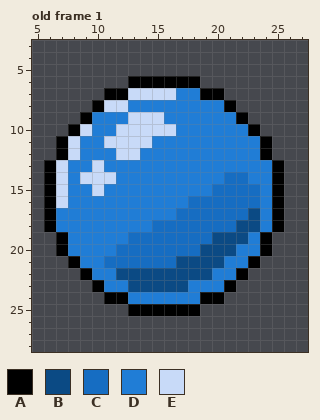
One commit to this pixel-art file: Assets/Art/Water.aseprite. This is how it looked before the edit.
32x32 pixels, 1 frame. Shown: old frame 1: x 5..27, y 3..28. The commit also changed other frames, which this record leaves out.
Visible layers, top first: "Lighting", "Shading", "Base".
Palette (. is transparent): A #000000  B #0b4a84  C #166dc2  D #207dd6  E #c8daf8
Pixels before, old frame 1, first column x 6:
 6 .......AAAAAA.......
 7 .....AAEEEEDDAA.....
 8 ....AEEDDDDDDDDA....
 9 ...ADDDEEEDDDDDDA...
10 ..AEDDEEEEEDDDDDDA..
11 .AEDDEEEEDDDDDDDDDA.
12 .AEDDDEEDDDDDDDDDDA.
13 AEDDEDDDDDDDDDDDDDDA
14 AEDEEEDDDDDDDDDCCDDA
15 AEDDEDDDDDDDDDCCCCDA
16 AEDDDDDDDDDDCCCCCCDA
17 ADDDDDDDDDDCCCCCCBDA
18 ADDDDDDDDCCCCCCCBBDA
19 .ADDDDDCCCCCCCBBBDA.
20 .ADDDDCCCCCCCBBBDDA.
21 ..ADDCCCCCCBBBBDDA..
22 ...ADDBBBBBBBBDDA...
23 ....ADDBBBBBDDDA....
24 .....AADDDDDDAA.....
25 .......AAAAAA.......
After the commit:
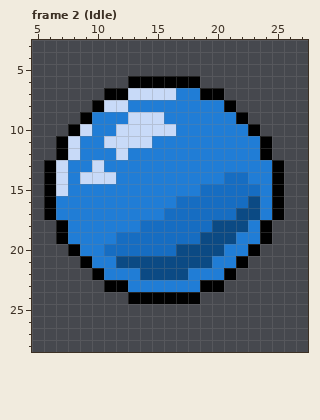
A new or re-ordered frame is compared with the old frame closest to it.
Message: finalising base art branch
The exact change:
frames 1 -> 17
layer "Shading" removed
layer "Lighting" removed
Frame 2 (Idle) is new; against old frame 1:
Colour D gives way to colour A in row 18 at x 7 and 24; in row 20 at x 8 and 23; in row 21 at x 9 and 22; in row 22 at x 10 and 21; in row 23 at x 11 to 12 and 19 to 20; in row 24 at x 13 to 18.
Colour C gives way to colour B in row 16 at x 23; in row 17 at x 22; in row 18 at x 20 to 21; in row 19 at x 19; in row 20 at x 17 to 18; in row 21 at x 12 to 16.
Colour D gives way to colour C in row 15 at x 19; in row 16 at x 17; in row 17 at x 16; in row 18 at x 14; in row 19 at x 12; in row 20 at x 11.
Colour B gives way to colour D in row 18 at x 23; in row 19 at x 22; in row 20 at x 21; in row 21 at x 20; in row 22 at x 12 to 13 and 18 to 19; in row 23 at x 13 to 17.
Colour C gives way to colour D in row 21 at x 11.
Colour E gives way to colour D in row 12 at x 13; in row 15 at x 10; in row 16 at x 7.
The edit erases colour A in row 18 at x 6 and 25; in row 20 at x 7 and 24; in row 21 at x 8 and 23; in row 22 at x 9 and 22; in row 23 at x 10 and 21; in row 24 at x 11 to 12 and 19 to 20.
The edit erases colour A in row 25 at x 13 to 18.
Changed places in both pictures, as pixel boxes (x1, y1, x2, y2):
changed: (44, 148, 284, 316)
